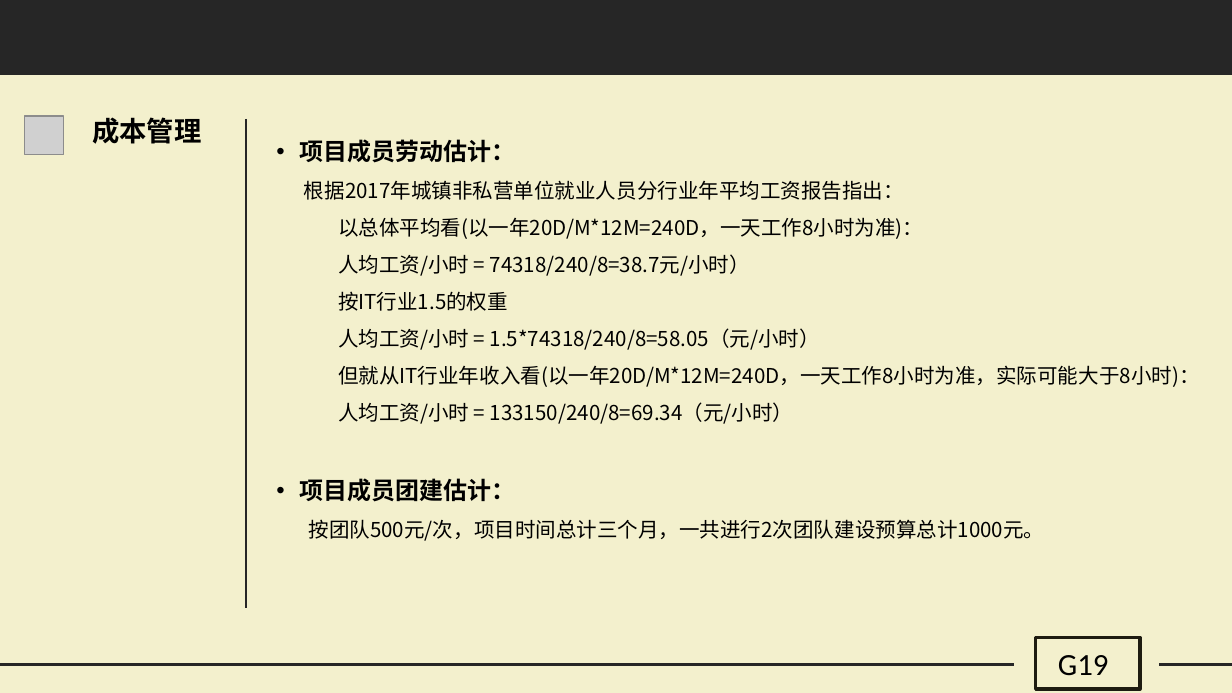
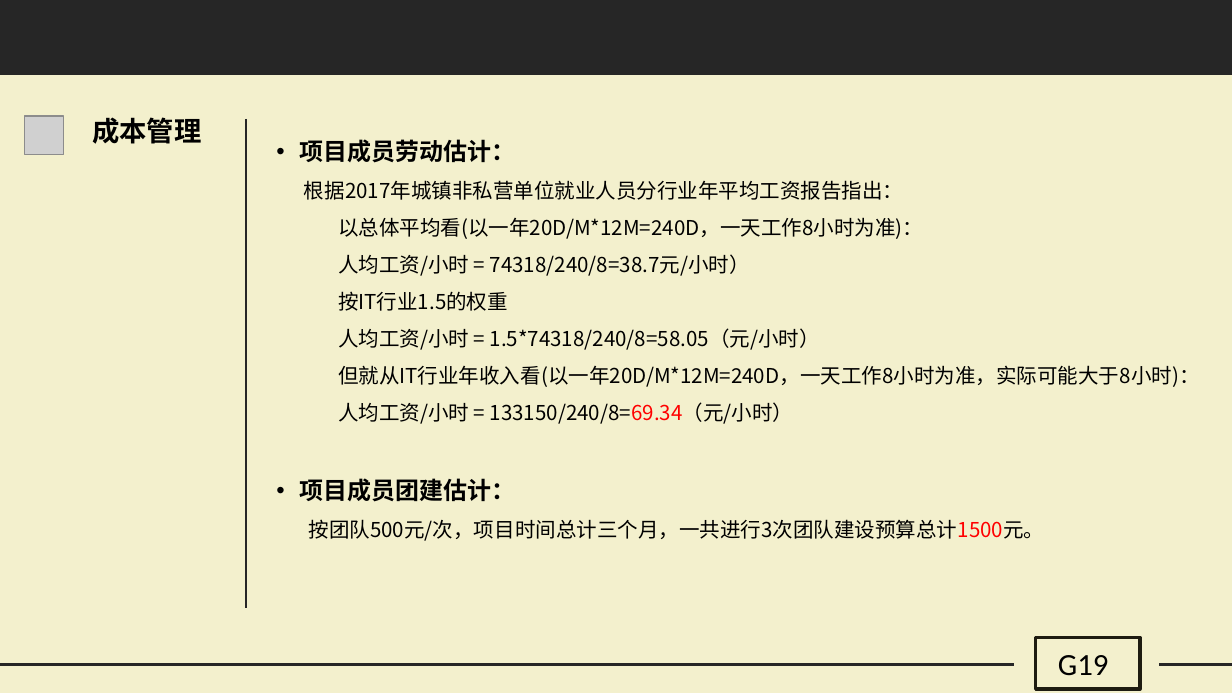
Before and after one commit to G19-Fish/PRD2018-G19, a slide deck: slide 19 of PRD2018-G19-需求项目计划PPT.pptx. Drawn at 1232x693 pixels with LibreOffice and Linux fonts; fonts in the diff are those of the drawing; grey boxes stand for pictures. Boxes give left, top, right and bottom in pixels: in the first picture for what was removed or moved away, otherwise in the second. Text is boxed around its words. In the diff, an @@ line names an element or a change of style, - is before the commit and + after.

```diff
--- a/PRD2018-G19-需求项目计划PPT.pptx
+++ b/PRD2018-G19-需求项目计划PPT.pptx
@@ text at [338,402,793,424]: text colour #000000 to #FF0000 in "133150/240/8=69.34（元/小时）" @@
@@ text at [309,519,1045,541]: text changed @@
-按团队500元/次，项目时间总计三个月，一共进行2次团队建设预算总计1000元。
+按团队500元/次，项目时间总计三个月，一共进行3次团队建设预算总计1500元。
```
Also in this commit, not shown: 10 other slides changed, 2 slides added, 2 other files.
